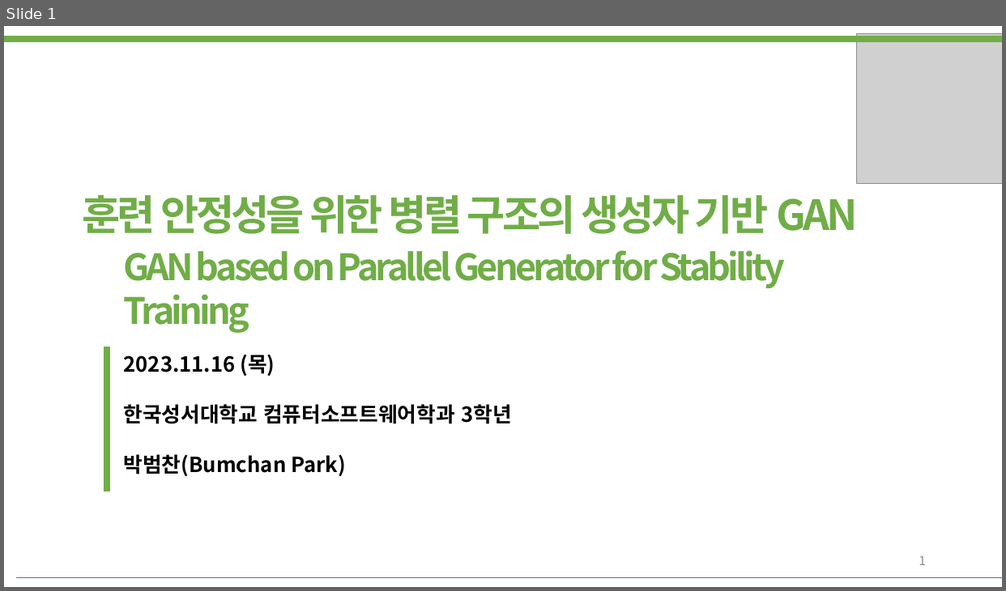
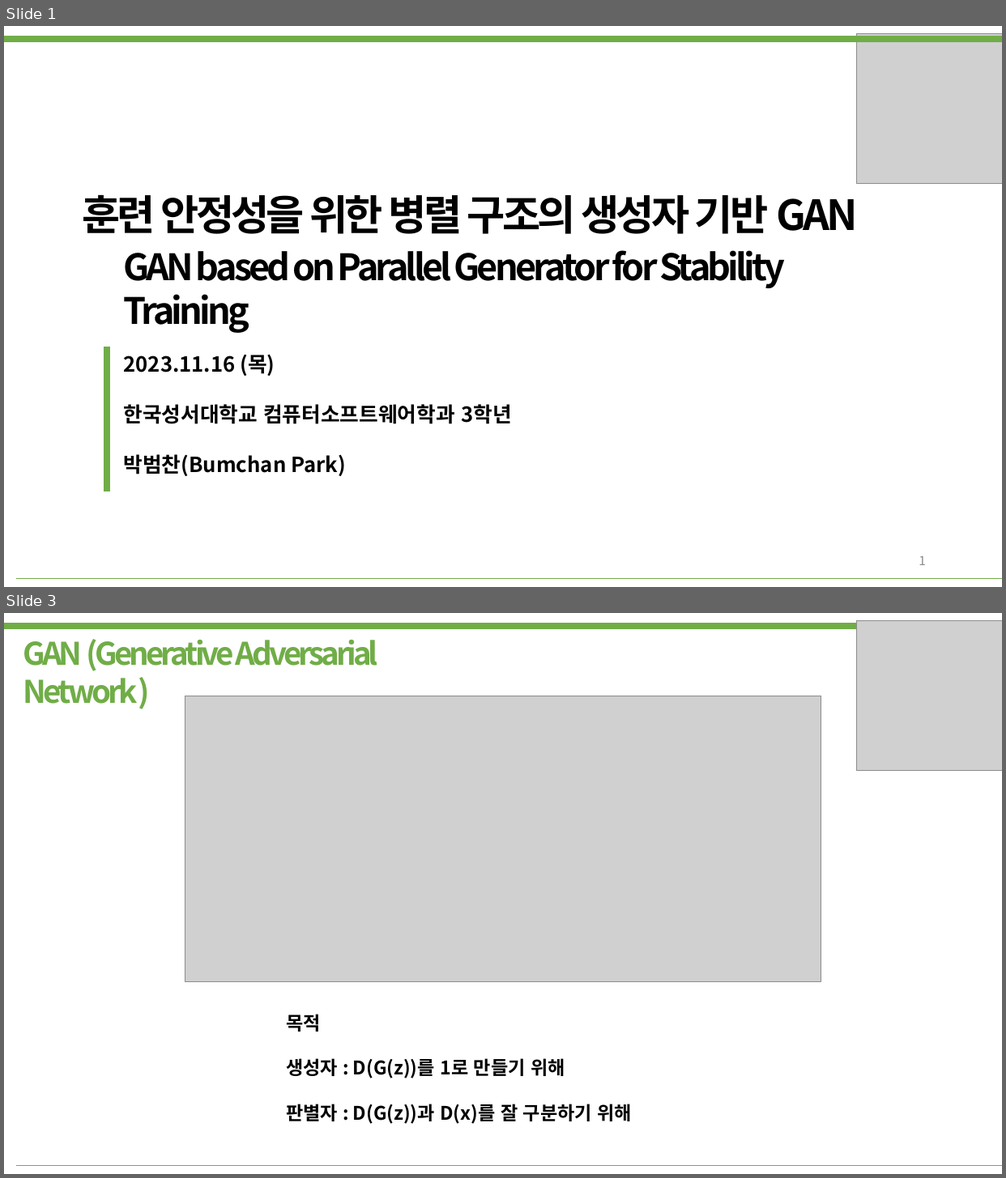
Before and after one commit to bumcoding/GAN_Indicators, a slide deck: 발표자료.pptx. Shown one above the other, each under a label of ours: slide 1 before the commit, slides 1 and 3 after it; the slides between them are not shown. The pictures are 1006x591 and 1006x1178 pixels, drawn with LibreOffice and Linux fonts; fonts in the diff are those of the drawing; grey boxes stand for pictures. Boxes give left, top, right and bottom in pixels: in the first picture for what was removed or moved away, otherwise in the second. Text is boxed around its words. In the diff, an @@ line names an element or a change of style, - is before the commit and + after.

```diff
--- a/발표자료.pptx
+++ b/발표자료.pptx
@@ slide 3 added at <box>4,613,1002,1174</box>, background #FFFFFF @@
@@ line added from (4, 627) to (1002, 627), #70AD47 6 pt @@
@@ picture added at <box>857,621,1002,771</box> @@
@@ text added at <box>23,639,378,704</box>, 30 pt, text #70AD47, bold @@
+GAN (Generative Adversarial Network )
@@ picture added at <box>185,696,821,982</box> @@
@@ text added at <box>286,1014,632,1124</box>, 18 pt, text #000000, bold @@
+목적
+생성자 : D(G(z))를 1로 만들기 위해
+판별자 : D(G(z))과 D(x)를 잘 구분하기 위해
@@ line added from (16, 1165) to (1002, 1165), #70AD47 0.25 pt @@
@@ slide 1 changed as well @@
@@ text "훈련 안정성을 위한 병렬 구조의 ..." at <box>83,194,858,234</box>: text colour #70AD47 to #000000 @@
@@ text "GAN based on Parallel Generator ..." at <box>124,250,786,333</box>: text colour #70AD47 to #000000 @@
@@ line (16, 578) - (1002, 578): stroke #4472C4 0.25 pt to #70AD47 0.25 pt @@
```
Also in this commit, not shown: 11 other slides added, 1 slide removed, 3 other files.
